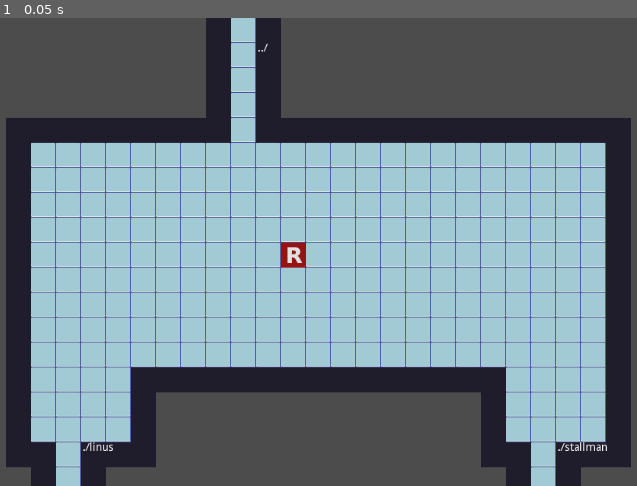
Above: before the commit, frame 1.
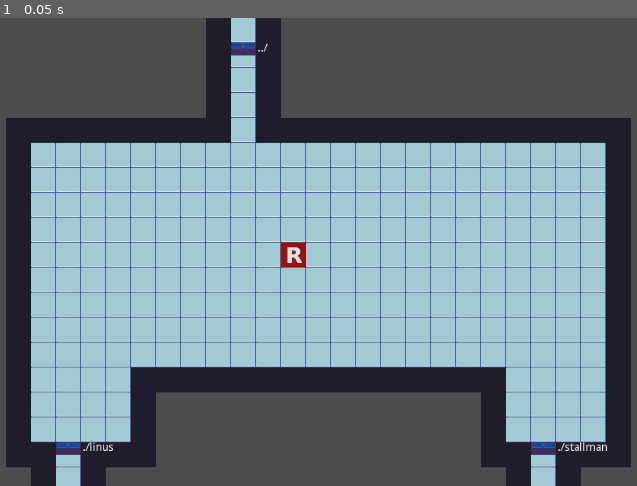
Above: after the commit, the same moment.

Repository: diogojs/ggj2023
Game: Godot game, scene res://rooms/home/room.tscn
Two runs of this game, one before a commit and one after it. Both use one fixed random seed, a clock stepped at 60 frames per second and the inputs below. This scene is started directly instead of the project's main scene.
Inputs:
- Up to frame 1 (0.05 s): no input

The runs differ from the first frame. In frame 1, 0.3% of the frame differs, in the area x 8-88%, y 5-94%.

Commit message:
try add write

Diff:
--- a/source/computer/computer.gd
+++ b/source/computer/computer.gd
@@ -19,7 +19,9 @@
 
 func change_directory(new_dir_name):
 	if new_dir_name != "..":
-		current_dir += "/" + new_dir_name
+		if current_dir != "/":
+			current_dir += "/"
+		current_dir += new_dir_name
 		return ".."
 	else:
 		var idx = current_dir.rfind("/")
@@ -112,3 +114,12 @@
 	if current_dir == "/sys/firmware":
 		var door = rooms_dict["/"].get_door("root")
 		door.unlock()
+
+func unlock_sys_dir() -> bool:
+	if current_dir == "/home/stallman":
+		var room = get_node("CurrentRoom")
+		if room.get_node("Write").turn_on:
+			var door = rooms_dict["/"].get_door("sys")
+			door.unlock()
+			return true
+	return false
--- a/source/door/Door.gd
+++ b/source/door/Door.gd
@@ -5,23 +5,23 @@
 # Declare member variables here. Examples:
 export var dir_name = ""
 export var is_locked = true
-var is_open = false
 
 # Called every frame. 'delta' is the elapsed time since the previous frame.
 func _ready():
 	if not is_locked:
 		unlock()
 
-func switch_door_status():
+func open_door():
 	var sprite: Sprite = get_node("Locked" if is_locked else "Unlocked")
 	var shape = get_node("CollisionShape2D")
-	if is_open:
-		sprite.show()
-		shape.set_deferred("disabled", false)
-	else:
-		sprite.hide()
-		shape.set_deferred("disabled", true)
-	is_open = not is_open
+	sprite.hide()
+	shape.set_deferred("disabled", true)
+
+func close_door():
+	var sprite: Sprite = get_node("Locked" if is_locked else "Unlocked")
+	var shape = get_node("CollisionShape2D")
+	sprite.show()
+	shape.set_deferred("disabled", false)
 
 func unlock():
 	get_node("Locked").hide()
@@ -30,11 +30,11 @@
 
 func _on_Area2D_body_entered(_body):
 	if not is_locked:
-		switch_door_status()
+		open_door()
 
 func _on_Area2D_body_exited(_body):
 	if not is_locked:
-		switch_door_status()
+		close_door()
 
 func is_near_top():
 	return global_position.y < OS.get_window_size().y / 2
--- a/source/main/Terminal.gd
+++ b/source/main/Terminal.gd
@@ -33,7 +33,7 @@
 
 func _validate(command: String) -> bool:
 	var exec = command.substr(0, command.find(" "))
-	return exec in ["cat", "copy", "paste"]
+	return exec in ["cat", "copy", "paste", "chmod"]
 
 func run_command(command: String) -> String:
 	var exec_end = command.find(" ")
@@ -56,3 +56,11 @@
 func paste(args):
 	emit_signal("on_paste_File")
 	return ""
+
+func chmod(args: Array):
+	if args.size() == 2:
+		if args[0] == "+w" and args[1] == "/sys":
+			var computer = get_parent()
+			if computer.unlock_sys_dir():
+				return " Permissions changed succesfully"
+	return " Nothing happened"
--- /dev/null
+++ b/source/permissions/write.gd
@@ -0,0 +1,10 @@
+extends StaticBody2D
+
+# Declare member variables here. Examples:
+var turn_on = false
+
+func _on_Area2D_body_entered(body):
+	turn_on = true
+
+func _on_Area2D_body_exited(body):
+	turn_on = false
--- /dev/null
+++ b/source/permissions/write.tscn
@@ -0,0 +1,30 @@
+[gd_scene load_steps=5 format=2]
+
+[ext_resource path="res://permissions/write.gd" type="Script" id=1]
+[ext_resource path="res://assets/btn_write.png" type="Texture" id=2]
+
+[sub_resource type="RectangleShape2D" id=1]
+extents = Vector2( 16, 16 )
+
+[sub_resource type="RectangleShape2D" id=2]
+extents = Vector2( 48, 32 )
+
+[node name="Write" type="StaticBody2D"]
+collision_layer = 2
+script = ExtResource( 1 )
+
+[node name="Sprite" type="Sprite" parent="."]
+texture = ExtResource( 2 )
+
+[node name="CollisionShape2D" type="CollisionShape2D" parent="."]
+shape = SubResource( 1 )
+
+[node name="Area2D" type="Area2D" parent="."]
+collision_layer = 2
+
+[node name="CollisionShape2D" type="CollisionShape2D" parent="Area2D"]
+position = Vector2( 0, 48 )
+shape = SubResource( 2 )
+
+[connection signal="body_entered" from="Area2D" to="." method="_on_Area2D_body_entered"]
+[connection signal="body_exited" from="Area2D" to="." method="_on_Area2D_body_exited"]
--- a/source/rooms/home/linus/room.tscn
+++ b/source/rooms/home/linus/room.tscn
@@ -15,6 +15,7 @@
 tile_set = ExtResource( 2 )
 cell_size = Vector2( 32, 32 )
 show_collision = true
+collision_layer = 2
 format = 1
 tile_data = PoolIntArray( -65522, 0, 65539, -65521, 0, 65539, -65520, 0, 65539, 14, 0, 65539, 15, 0, 65542, 16, 0, 6553 …(5085 unchanged characters)…
 
--- a/source/rooms/home/room.tscn
+++ b/source/rooms/home/room.tscn
@@ -45,6 +45,7 @@
 tile_set = ExtResource( 3 )
 cell_size = Vector2( 32, 32 )
 show_collision = true
+collision_layer = 2
 format = 1
 tile_data = PoolIntArray( -65525, 0, 65539, -65524, 0, 65539, -65523, 0, 65539, 11, 0, 65539, 12, 0, 65542, 13, 0, 6553 …(6012 unchanged characters)…
 
--- a/source/rooms/home/stallman/room.tscn
+++ b/source/rooms/home/stallman/room.tscn
@@ -1,8 +1,9 @@
-[gd_scene load_steps=4 format=2]
+[gd_scene load_steps=5 format=2]
 
 [ext_resource path="res://rooms/Room.gd" type="Script" id=1]
 [ext_resource path="res://door/Door.tscn" type="PackedScene" id=2]
 [ext_resource path="res://tilemap/scenary.tres" type="TileSet" id=3]
+[ext_resource path="res://permissions/write.tscn" type="PackedScene" id=4]
 
 [node name="Node2D" type="Node2D"]
 script = ExtResource( 1 )
@@ -10,11 +11,16 @@
 [node name="Door" parent="." instance=ExtResource( 2 )]
 position = Vector2( 672, 1 )
 dir_name = ".."
+is_locked = false
 
 [node name="TileMap" type="TileMap" parent="."]
 z_index = -7
 tile_set = ExtResource( 3 )
 cell_size = Vector2( 32, 32 )
 show_collision = true
+collision_layer = 2
 format = 1
 tile_data = PoolIntArray( -65516, 0, 65539, -65515, 0, 65539, -65514, 0, 65539, 20, 0, 65539, 21, 0, 65542, 22, 0, 6553 …(7273 unchanged characters)…
+
+[node name="Write" parent="." instance=ExtResource( 4 )]
+position = Vector2( 912, 144 )
--- a/source/rooms/room.tscn
+++ b/source/rooms/room.tscn
@@ -84,6 +84,7 @@
 z_index = -3
 tile_set = SubResource( 1 )
 cell_size = Vector2( 32, 32 )
+collision_layer = 2
 format = 1
 tile_data = PoolIntArray( 131085, 1, 2, 131086, 1, 2, 131087, 1, 2, 131088, 1, 2, 131089, 1, 2, 131090, 1, 2, 131091, 1 …(823 unchanged characters)…
 
